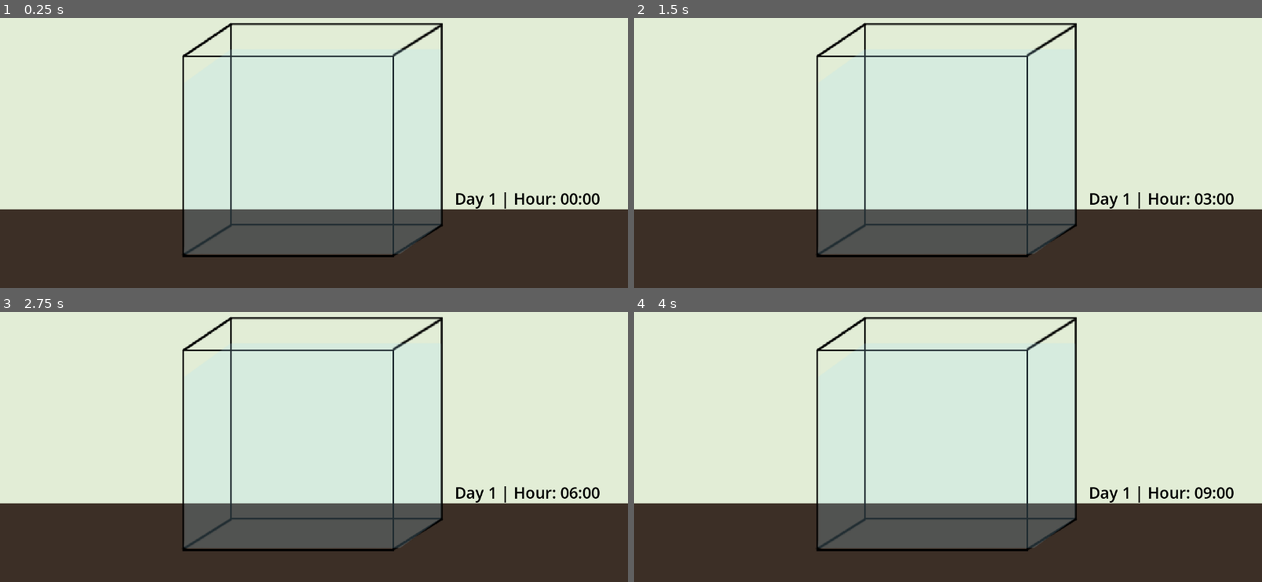
Above: before the commit, frames 1-4 (two rows, left to right).
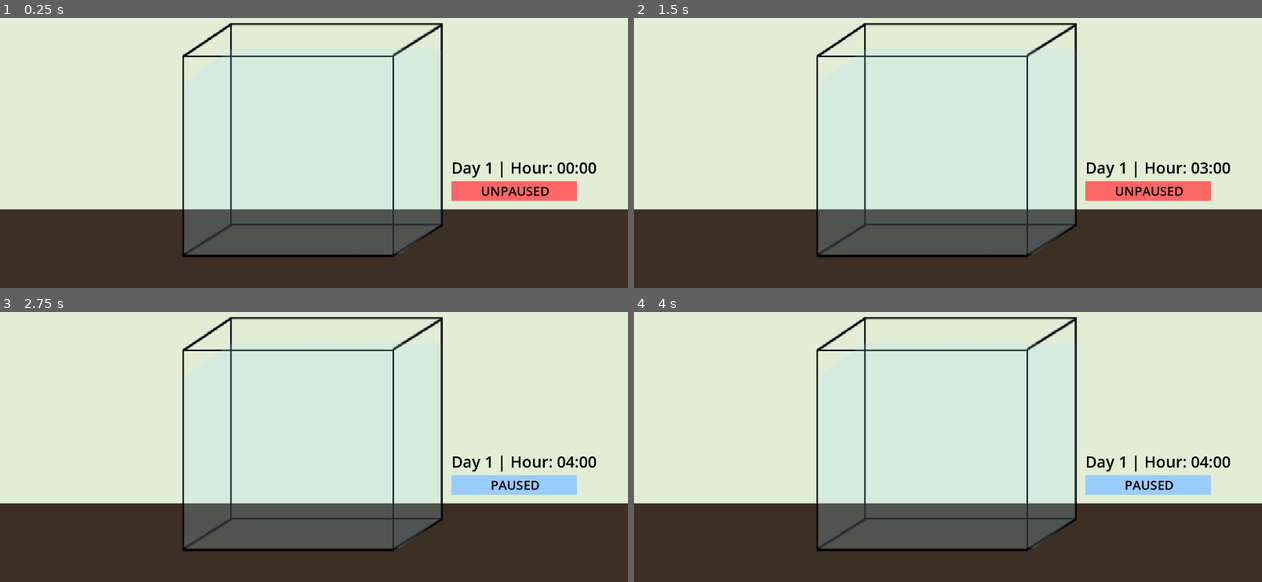
Above: after the commit, the same moments.

Repository: jac192133/Ecobana
Game: Godot game, scene res://scenes/RoomScene.tscn
The game is run twice, just before and just after one commit, with the same random seed, the same clock (stepped at 60 frames per second) and the same inputs.
Inputs (mouse positions are in pixels of both pictures, inside the frame that each line leads up to):
- Up to frame 1 (0.25 s): no input
- Up to frame 2 (1.5 s): move the mouse to (1086, 93) at 0.52 s; click (1086, 93) at 0.67 s; tap Enter at 1.25 s; move the mouse to (822, 128) at 1.27 s; click (822, 128) at 1.42 s
- Up to frame 3 (2.75 s): tap Space (pause_toggle, bound only after the commit) at 2 s; move the mouse to (376, 328) at 2.02 s; click (376, 328) at 2.17 s
- Up to frame 4 (4 s): tap Enter at 2.75 s; move the mouse to (916, 476) at 2.77 s; click (916, 476) at 2.92 s; tap Space (pause_toggle, bound only after the commit) at 3.5 s; move the mouse to (1136, 457) at 3.52 s; click (1136, 457) at 3.67 s

The runs differ from the first frame. In frame 1, 2.1% of the frame differs, in the area x 71-96%, y 53-71%; in frame 2, 2.1%; in frame 3, 2.1%; in frame 4, 2.1%.

Commit message:
preliminary pause button added

Diff:
--- a/godotecobana/project.godot
+++ b/godotecobana/project.godot
@@ -21,6 +21,14 @@
 window/size/viewport_height=720
 window/stretch/mode="viewport"
 
+[input]
+
+pause_toggle={
+"deadzone": 0.5,
+"events": [Object(InputEventKey,"resource_local_to_scene":false,"resource_name":"","device":0,"window_id":0,"alt_pressed":false,"shift_pressed":false,"ctrl_pressed":false,"meta_pressed":false,"pressed":false,"keycode":0,"physical_keycode":32,"key_label":0,"unicode":0,"location":0,"echo":false,"script":null)
+]
+}
+
 [rendering]
 
 textures/canvas_textures/default_texture_filter=0
--- a/godotecobana/scenes/RoomScene.tscn
+++ b/godotecobana/scenes/RoomScene.tscn
@@ -6,12 +6,15 @@
 [ext_resource type="Texture2D" uid="uid://cmwfw2bvbrch2" path="res://assets/water.png" id="5_6y8bk"]
 [ext_resource type="Shader" path="res://shaders/water_shader.gdshader" id="5_ars8m"]
 [ext_resource type="Script" path="res://scenes/time_manager.gd" id="7_pvwk2"]
+[ext_resource type="Script" path="res://scenes/pause_button.gd" id="8_erqau"]
 [ext_resource type="Script" path="res://scenes/calender_label.gd" id="8_yqss7"]
 
 [sub_resource type="ShaderMaterial" id="ShaderMaterial_b8m4u"]
 shader = ExtResource("5_ars8m")
 shader_parameter/transparency = 0.0
 shader_parameter/water_texture = ExtResource("5_6y8bk")
+
+[sub_resource type="Theme" id="Theme_1vjwf"]
 
 [node name="RoomScene" type="Node2D"]
 texture_filter = 1
@@ -52,13 +55,35 @@
 
 [node name="CalenderLabel" type="Label" parent="Control"]
 layout_mode = 0
-offset_left = 353.0
-offset_top = 247.0
-offset_right = 461.0
-offset_bottom = 305.0
+offset_left = 346.0
+offset_top = 184.0
+offset_right = 454.0
+offset_bottom = 242.0
 theme_override_colors/font_color = Color(0, 0, 0, 1)
 theme_override_font_sizes/font_size = 32
 text = "day 1"
 script = ExtResource("8_yqss7")
 
+[node name="PauseButton" type="ColorRect" parent="Control"]
+layout_mode = 0
+offset_left = 346.0
+offset_top = 234.0
+offset_right = 602.0
+offset_bottom = 274.0
+color = Color(1, 0.4, 0.4, 1)
+script = ExtResource("8_erqau")
+
+[node name="PauseLabel" type="Label" parent="Control/PauseButton"]
+layout_mode = 0
+offset_left = 60.0
+offset_top = 2.0
+offset_right = 200.0
+offset_bottom = 38.0
+theme = SubResource("Theme_1vjwf")
+theme_override_colors/font_color = Color(0, 0, 0, 1)
+theme_override_font_sizes/font_size = 26
+text = "UNPAUSED"
+horizontal_alignment = 1
+vertical_alignment = 1
+
 [connection signal="time_updated" from="TimeManager" to="Control/CalenderLabel" method="_on_time_manager_time_updated"]
--- /dev/null
+++ b/godotecobana/scenes/pause_button.gd
@@ -0,0 +1,28 @@
+extends ColorRect
+
+@onready var pause_label = $PauseLabel
+
+func _ready():
+	# Allow button clicks and spacebar to toggle pause
+	set_process_input(true)
+	update_pause_state()
+
+func _input(event):
+	if event.is_action_pressed("pause_toggle"):  # Spacebar toggles pause
+		toggle_pause()
+
+func _gui_input(event):
+	if event is InputEventMouseButton and event.pressed:
+		toggle_pause()
+
+func toggle_pause():
+	get_tree().paused = !get_tree().paused  # Toggle pause state
+	update_pause_state()
+
+func update_pause_state():
+	if get_tree().paused:
+		self.color = Color(0.6, 0.8, 1.0)  # Light blue when paused
+		pause_label.text = "PAUSED"
+	else:
+		self.color = Color(1.0, 0.4, 0.4)  # Light red when unpaused
+		pause_label.text = "UNPAUSED"
Not shown: 1 places in godotecobana/scenes/RoomScene.tscn that only renumber resources
